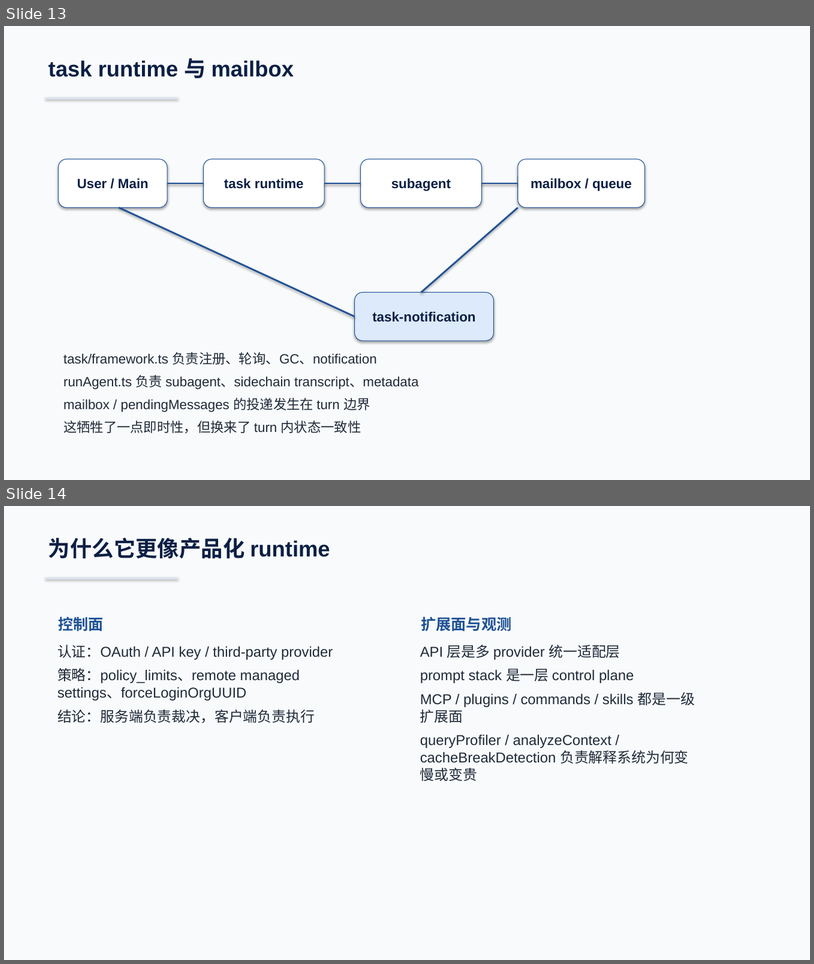
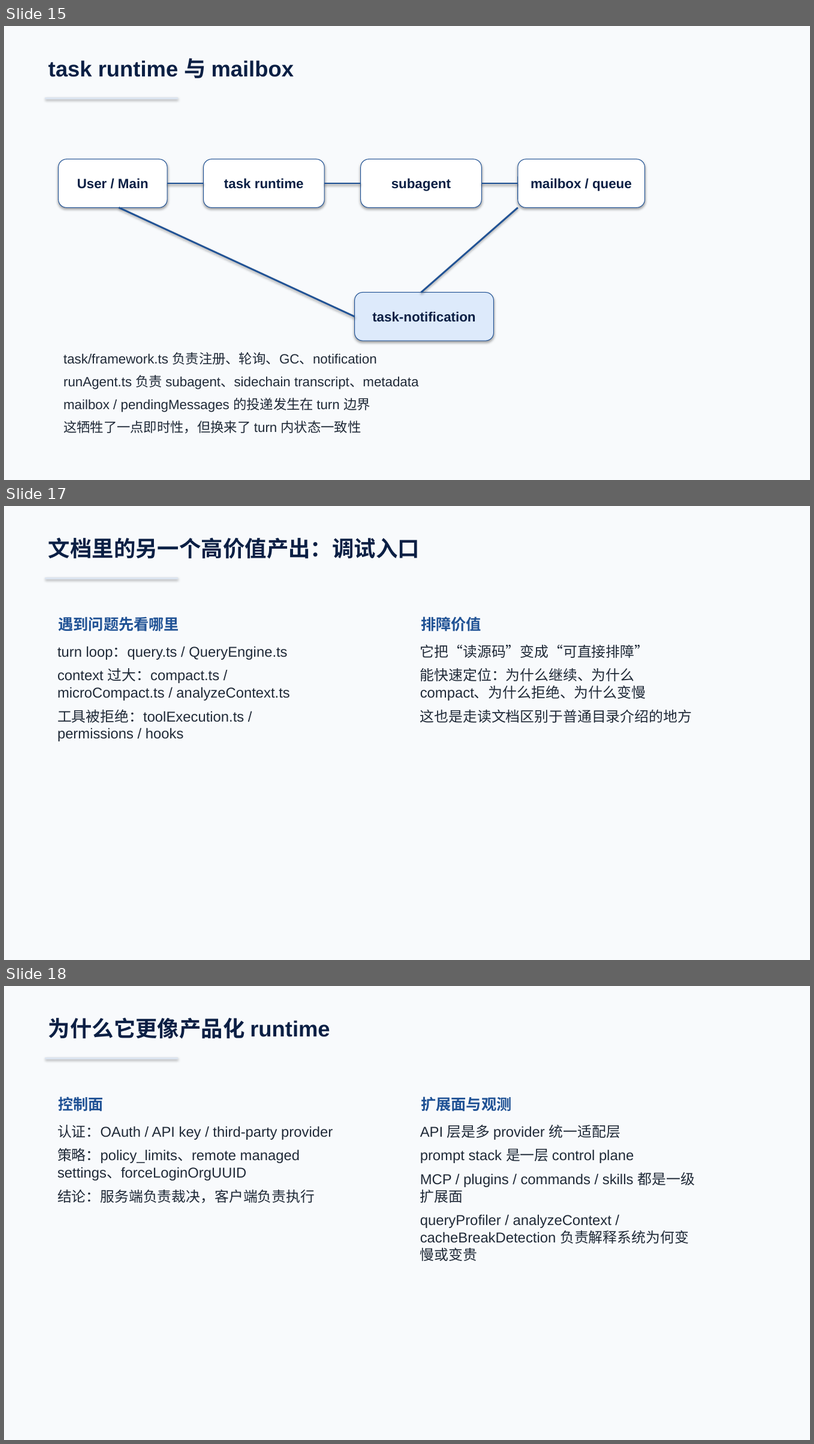
Before and after one commit to boboliu-1010/ccode, a slide deck: docs/zh/00-代码总览与运行时走读-WPS兼容版.pptx. Shown one above the other, each under a label of ours: slides 13 and 14 before the commit, slides 15, 17 and 18 after it; the slides between them are not shown. The pictures are 814x964 and 814x1444 pixels, drawn with LibreOffice and Linux fonts; fonts in the diff are those of the drawing. Boxes give left, top, right and bottom in pixels: in the first picture for what was removed or moved away, otherwise in the second. Text is boxed around its words. In the diff, an @@ line names an element or a change of style, - is before the commit and + after.

```diff
--- a/docs/zh/00-代码总览与运行时走读-WPS兼容版.pptx
+++ b/docs/zh/00-代码总览与运行时走读-WPS兼容版.pptx
@@ slide 17 added at box(4, 506, 810, 960), background #F8FAFC @@
@@ text added at box(48, 538, 420, 559), 26 pt, text #0B1F44, bold @@
+文档里的另一个高价值产出：调试入口
@@ rectangle added at box(45, 577, 178, 579), fill #DBE4F0 @@
@@ text added at box(59, 616, 180, 631), 18 pt, text #205295, bold @@
+遇到问题先看哪里
@@ text added at box(421, 616, 482, 631), 18 pt, text #205295, bold @@
+排障价值
@@ text added at box(57, 646, 290, 741), 17 pt, text #1F2937 @@
+turn loop：query.ts / QueryEngine.ts
+context 过大：compact.ts / microCompact.ts / analyzeContext.ts
+工具被拒绝：toolExecution.ts / permissions / hooks
@@ text added at box(420, 645, 692, 723), 17 pt, text #1F2937 @@
+它把“读源码”变成“可直接排障”
+能快速定位：为什么继续、为什么 compact、为什么拒绝、为什么变慢
+这也是走读文档区别于普通目录介绍的地方
@@ what was slide 13 is now slide 15 @@
@@ what was slide 14 is now slide 18 @@
```
Also in this commit, not shown: 2 slides changed, 7 other slides added, 3 slides removed, 1 other file.
